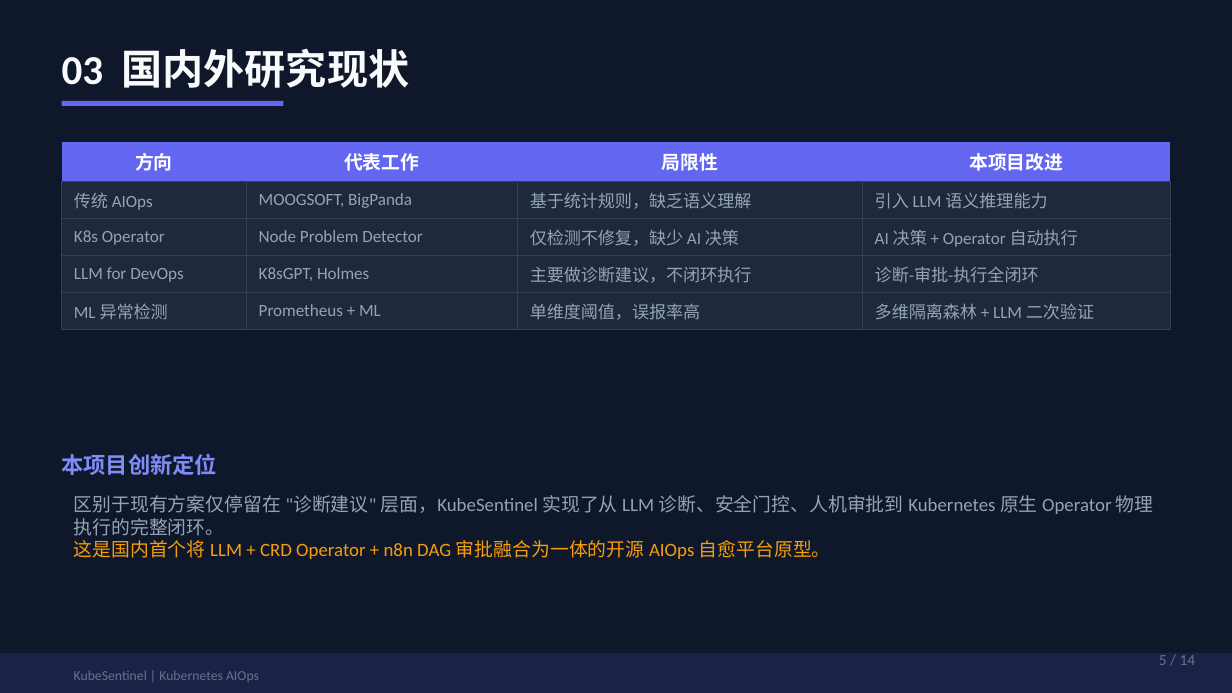
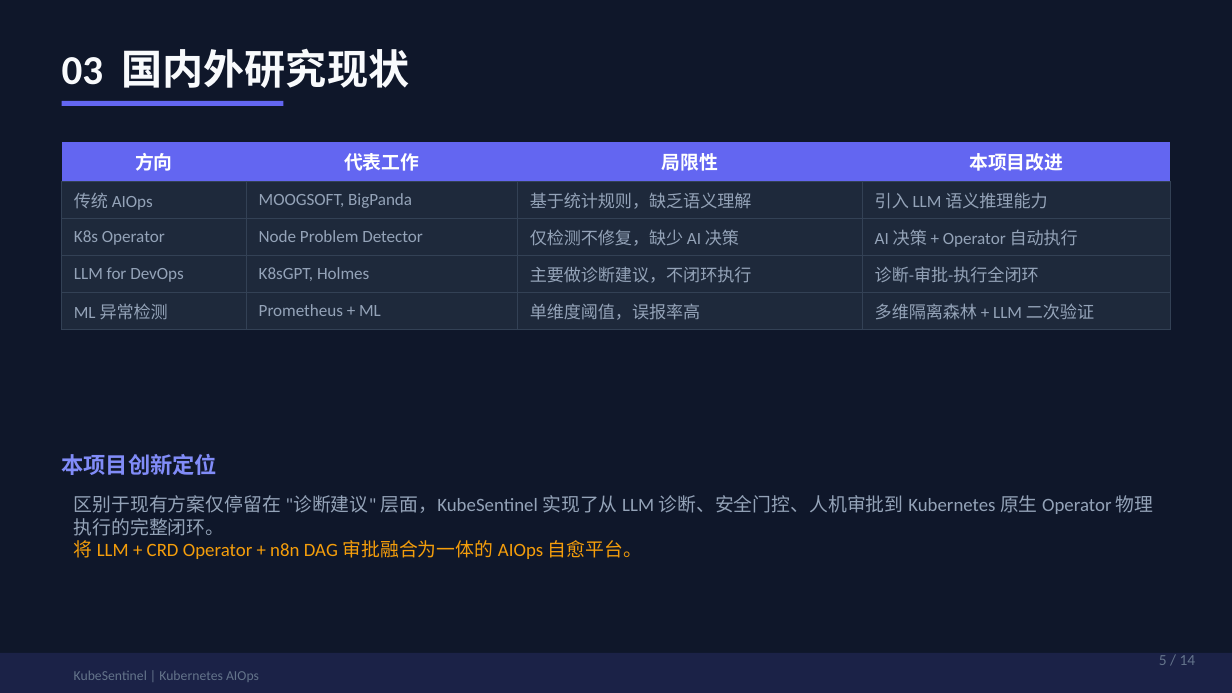
Before and after one commit to liuyu6610/kubenete-Aiops, a slide deck: slide 5 of docs/KubeSentinel-GraduationDefense.pptx. Drawn at 1232x693 pixels with LibreOffice and Linux fonts; fonts in the diff are those of the drawing. Boxes give left, top, right and bottom in pixels: in the first picture for what was removed or moved away, otherwise in the second. Text is boxed around its words. In the diff, an @@ line names an element or a change of style, - is before the commit and + after.

```diff
--- a/docs/KubeSentinel-GraduationDefense.pptx
+++ b/docs/KubeSentinel-GraduationDefense.pptx
@@ text at <box>74,540,642,559</box>: text changed @@
-这是国内首个将 LLM + CRD Operator + n8n DAG 审批融合为一体的开源 AIOps 自愈平台原型。
+将 LLM + CRD Operator + n8n DAG 审批融合为一体的 AIOps 自愈平台。
```
Also in this commit, not shown: 5 other slides changed, 4 other files.
